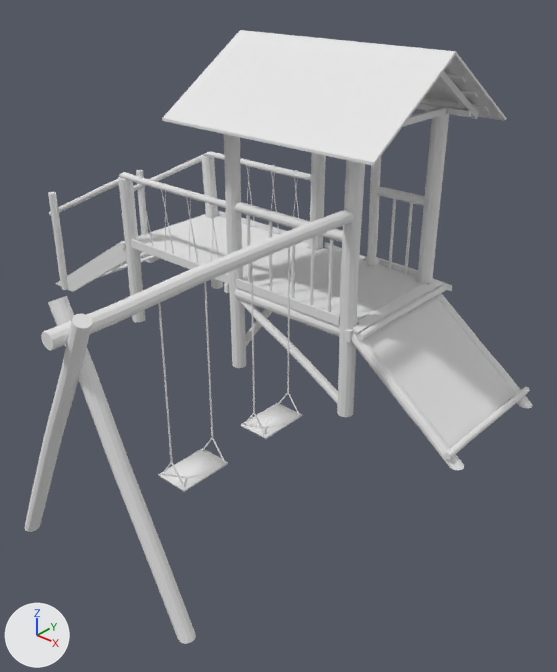
An edit to the Blender file Utils/Modelos/parquinho1.blend, drawn before and after from the same camera.
Before and after are seen from a 50 mm lens placed at (2.15, -1.55, 2.84), pointed at (-1.06, 2.06, 0.35). Lighting does not change. The marker at lower left points along +X, +Y and +Z.
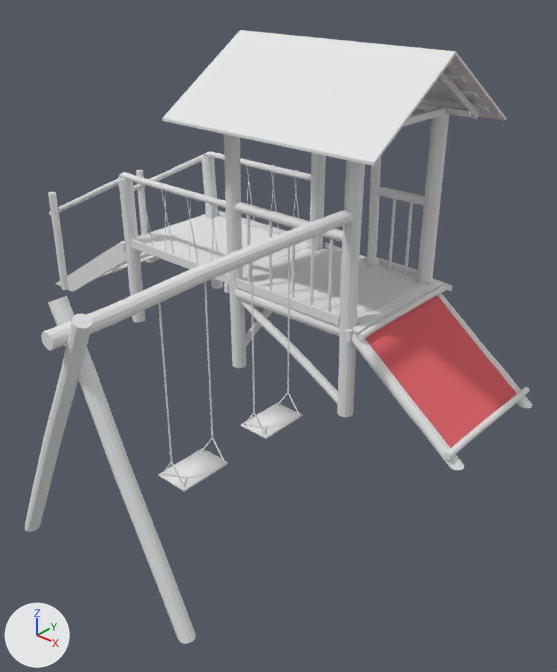
The newer file is also rescaled (x1.771), turned or shifted as a whole; pictures and numbers use the older file's frame.

The change, as a diff of the scene's bpy script:
```diff
--- a/Utils/Modelos/parquinho1.blend.py
+++ b/Utils/Modelos/parquinho1.blend.py
@@ mat_cordas @@
+mat_cordas = diffuse_material('Cordas')
+mat_cordas.base_color = (0.8, 0.149, 0.167)  # red #e76c72
@@ me_cube_009 @@
 me_cube_009.from_pydata(...)  # 2994 vertices, 2368 faces, 2 loose edges; spans x -13.6..48.4, y -36.7..27.4, z -10.2..23.5
 # used by ob_cube_009; location = (-2.818, 2.405, 0.682); scale = (0.0681, 0.0681, 0.0681)
+# me_cube_009 part 1: the loose piece of 4 vertices spanning x 36.7..46.7, y -5.5..7.1, z -9.0..-1.2 is deleted
 me_cube_009.materials.append(mat_parque)
@@ me_cube_000 @@
+me_cube_000.from_pydata([(1.81, 0.56, 1.09), (3.07, 0.56, 0.11), (1.8, 2.12, 1.08), (3.07, 2.13, 0.1)], [], [(0, 1, 3, 2)])
+me_cube_000.materials.append(mat_cordas)  # red #e76c72
@@ ob_cube_000 @@
+ob_cube_000 = bpy.data.objects.new('Cube.000', me_cube_000)
+ob_cube_000.location = (-1.342, 1.709, 0.006)
+ob_cube_000.scale = (0.565, 0.565, 0.565)
```

Changed parts and their boxes [x1, y1, x2, y2] in the pictures (557 x 672 px):
'Cube.000', added (red)
    after: [365, 295, 517, 448]
part 1 of me_cube_009, deleted
    before: [364, 296, 515, 448]
